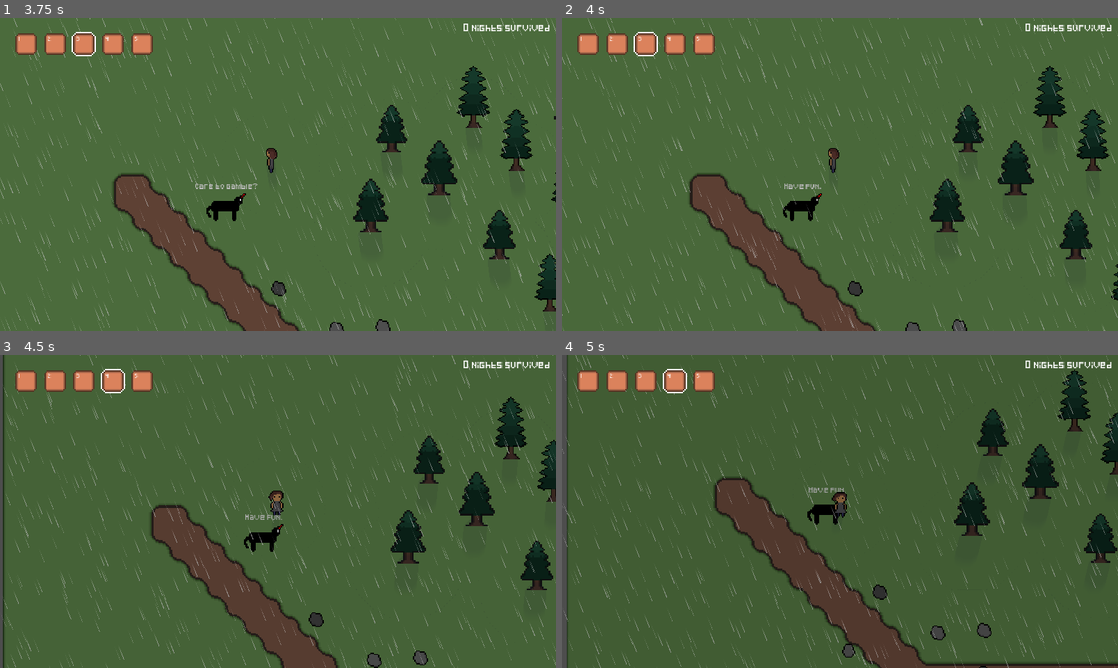
Above: before the commit, frames 1-4 (two rows, left to right).
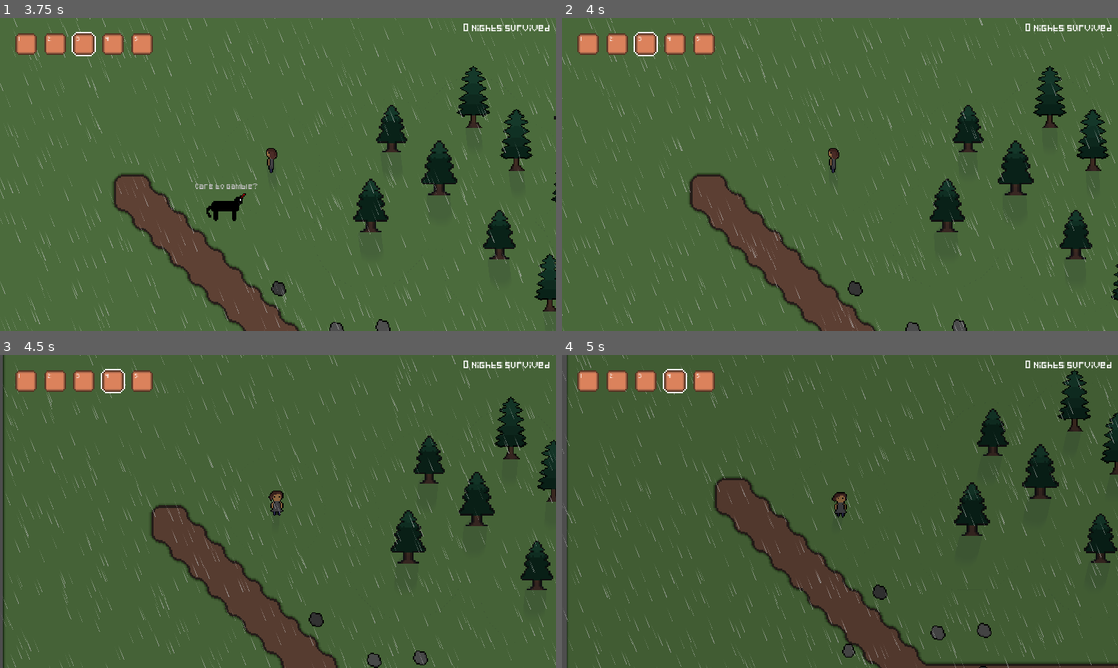
Above: after the commit, the same moments.

Repository: StormLight14/nightfall-mirror
Game: Godot game, scene res://ui/menus/main/main_menu.tscn
Two runs of this game, one before a commit and one after it. Both use one fixed random seed, a clock stepped at 60 frames per second and the inputs below.
Inputs (mouse positions are in pixels of both pictures, inside the frame that each line leads up to):
- Up to frame 1 (3.75 s): click "Start Game" at 0.5 s; tap Enter at 1.25 s; move the mouse to (250, 237) at 1.27 s; hold W (up) 1.28-2.78 s; tap E (interact) at 1.35, 2.3, 3.05 s; move the mouse to (444, 221) at 2.02 s; tap 1 (hotbar1) at 2.1 s; move the mouse to (111, 127) at 2.77 s; hold A (left) from 2.78 s (still down); tap 2 (hotbar2) at 2.85 s; move the mouse to (305, 174) at 3.52 s; tap 3 (hotbar3) at 3.6 s
- Up to frame 2 (4 s): keep holding A (left); tap E (interact) at 3.8 s
- Up to frame 3 (4.5 s): move the mouse to (194, 433) at 4.27 s; release A (left) at 4.28 s; hold S (down) from 4.28 s (still down); tap 4 (hotbar4) at 4.35 s
- Up to frame 4 (5 s): keep holding S (down); tap E (interact) at 4.55 s

Frame 1 is identical in both runs. In frame 2, 0.3% of the frame differs, in the area x 39-47%, y 52-65%; in frame 3, 0.3%; in frame 4, 0.3%.

Commit message:
begin implementation of gambling >:)

Diff:
--- a/entities/evil_unicorn/evil_unicorn.gd
+++ b/entities/evil_unicorn/evil_unicorn.gd
@@ -3,7 +3,7 @@
 var can_interact := false
 
 func _ready() -> void:
-	Signals.night_ended.connect(despawn)
+	Signals.night_ended.connect(start_despawn)
 
 func _physics_process(delta: float) -> void:
 	for player in get_tree().get_nodes_in_group("Player"):
@@ -11,9 +11,10 @@
 
 	if Input.is_action_just_pressed("interact") && can_interact:
 		$Dialogue.text = "Have fun."
-		$InteractTimer.start()
+		%GambleUI.visible = true
+		start_despawn()
 
-func despawn() -> void:
+func start_despawn() -> void:
 	queue_free()
 
 func _on_interact_area_body_entered(body: Node2D) -> void:
--- a/entities/evil_unicorn/evil_unicorn.tscn
+++ b/entities/evil_unicorn/evil_unicorn.tscn
@@ -1,6 +1,7 @@
-[gd_scene load_steps=4 format=3 uid="uid://7rm38r62ddlr"]
+[gd_scene load_steps=5 format=3 uid="uid://7rm38r62ddlr"]
 
 [ext_resource type="Script" path="res://entities/evil_unicorn/evil_unicorn.gd" id="1_1nl76"]
+[ext_resource type="PackedScene" uid="uid://djnx5is5oqurx" path="res://ui/gamble_ui.tscn" id="2_mhypt"]
 [ext_resource type="Texture2D" uid="uid://cbb7hkmoomyjd" path="res://entities/evil_unicorn/evil_unicorn_static.png" id="2_nquhj"]
 
 [sub_resource type="CircleShape2D" id="CircleShape2D_dhkj0"]
@@ -8,6 +9,12 @@
 
 [node name="EvilUnicorn" type="CharacterBody2D"]
 script = ExtResource("1_1nl76")
+
+[node name="CanvasLayer" type="CanvasLayer" parent="."]
+
+[node name="GambleUI" parent="CanvasLayer" instance=ExtResource("2_mhypt")]
+unique_name_in_owner = true
+visible = false
 
 [node name="Sprite2D" type="Sprite2D" parent="."]
 texture = ExtResource("2_nquhj")
@@ -31,12 +38,11 @@
 wait_time = 30.0
 one_shot = true
 
-[node name="InteractTimer" type="Timer" parent="."]
-one_shot = true
+[node name="VisibleOnScreenNotifier2D" type="VisibleOnScreenNotifier2D" parent="."]
 
-[node name="VisibleOnScreenNotifier2D" type="VisibleOnScreenNotifier2D" parent="."]
+[node name="AnimationPlayer" type="AnimationPlayer" parent="."]
 
 [connection signal="body_entered" from="InteractArea" to="." method="_on_interact_area_body_entered"]
 [connection signal="body_exited" from="InteractArea" to="." method="_on_interact_area_body_exited"]
-[connection signal="timeout" from="DespawnTimer" to="." method="despawn"]
+[connection signal="timeout" from="DespawnTimer" to="." method="start_despawn"]
 [connection signal="screen_entered" from="VisibleOnScreenNotifier2D" to="." method="_on_visible_on_screen_notifier_2d_screen_entered"]
--- a/scenes/main/island.tscn
+++ b/scenes/main/island.tscn
@@ -395,6 +395,9 @@
 terrain_set_0/terrain_0/color = Color(0.5, 0.34375, 0.25, 1)
 sources/0 = SubResource("TileSetAtlasSource_p4fld")
 
+[sub_resource type="Animation" id="Animation_4w3r1"]
+length = 0.001
+
 [sub_resource type="Animation" id="Animation_lcy6d"]
 resource_name = "turn_day"
 length = 180.0
@@ -501,9 +504,6 @@
 "values": [Color(0.8, 0.8, 0.8, 1), Color(0.0666667, 0.0666667, 0.0666667, 1)]
 }
 
-[sub_resource type="Animation" id="Animation_4w3r1"]
-length = 0.001
-
 [sub_resource type="AnimationLibrary" id="AnimationLibrary_2jo8t"]
 _data = {
 "RESET": SubResource("Animation_4w3r1"),
--- /dev/null
+++ b/ui/gamble_ui.tscn
@@ -0,0 +1,21 @@
+[gd_scene format=3 uid="uid://djnx5is5oqurx"]
+
+[node name="GambleUI" type="Control"]
+layout_mode = 3
+anchors_preset = 15
+anchor_right = 1.0
+anchor_bottom = 1.0
+grow_horizontal = 2
+grow_vertical = 2
+
+[node name="CenterContainer" type="CenterContainer" parent="."]
+layout_mode = 1
+anchors_preset = 15
+anchor_right = 1.0
+anchor_bottom = 1.0
+grow_horizontal = 2
+grow_vertical = 2
+
+[node name="Label" type="Label" parent="CenterContainer"]
+layout_mode = 2
+text = "test"
